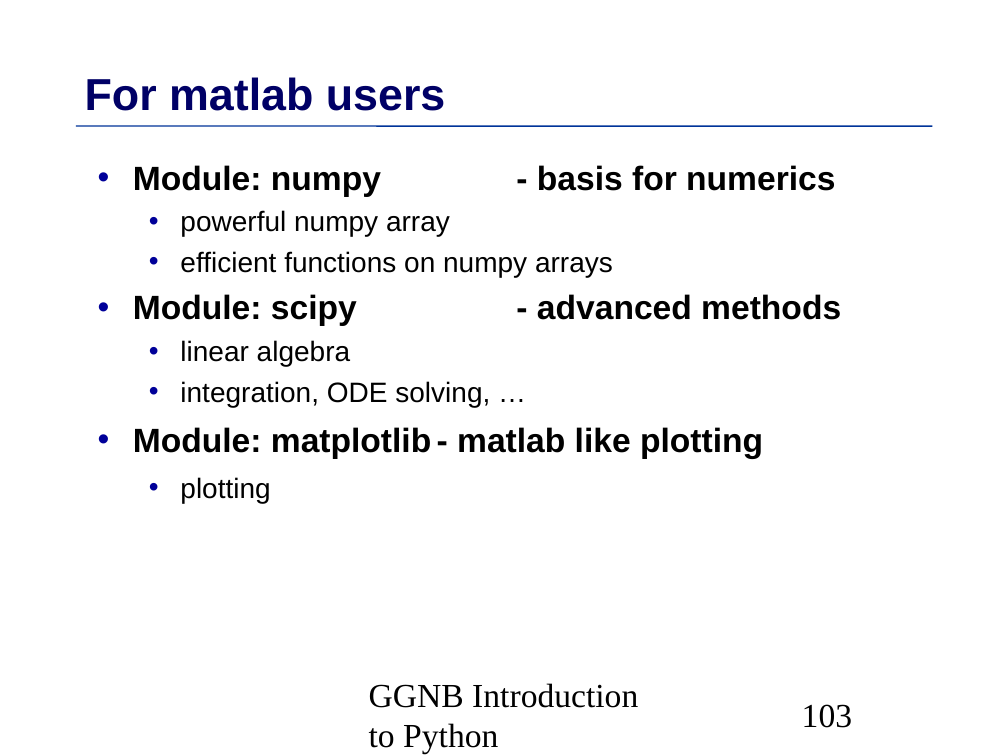
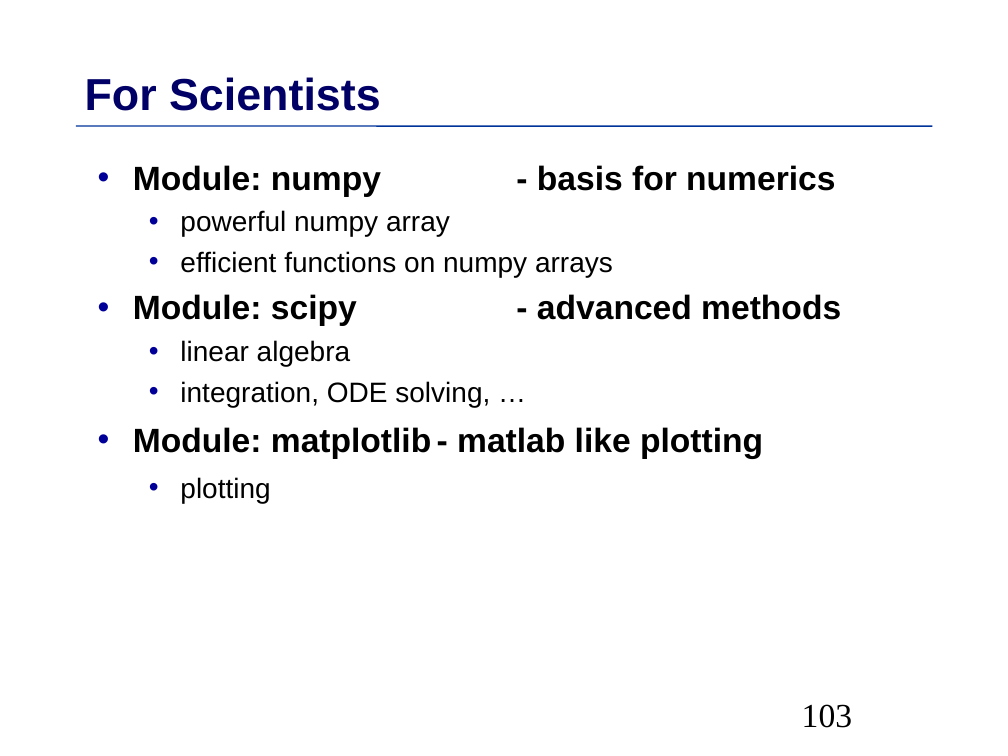
Before and after one commit to MPIDS/Python-Course, a slide deck: slide 103 of 01-basics/Talk/Python-Introduction.odp. Drawn at 1008x756 pixels with LibreOffice and Linux fonts; fonts in the diff are those of the drawing. Boxes give left, top, right and bottom in pixels: in the first picture for what was removed or moved away, otherwise in the second. Text is boxed around its words. In the diff, an @@ line names an element or a change of style, - is before the commit and + after.

```diff
--- a/01-basics/Talk/Python-Introduction.odp
+++ b/01-basics/Talk/Python-Introduction.odp
@@ title at [85, 77, 381, 111]: text changed @@
-For matlab users
+For Scientists
@@ text removed at [369, 683, 638, 754] @@
-GGNB Introduction to Python
```
Also in this commit, not shown: 101 other slides changed, 2 slides added, 2 slides removed.
